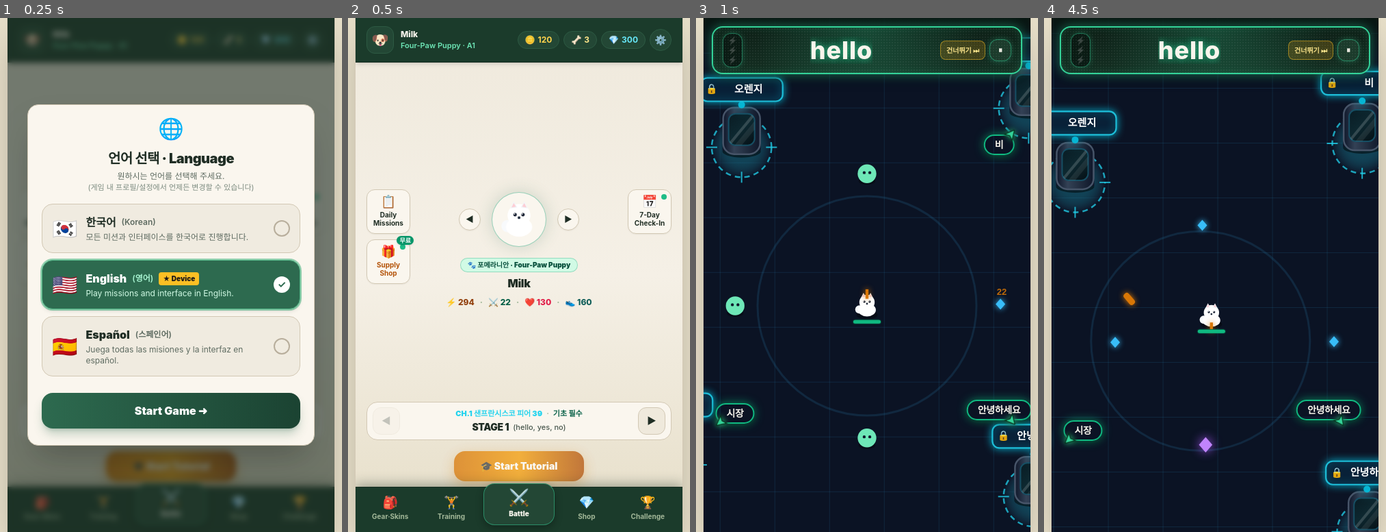
Above: before the commit, frames 1-4 (left to right).
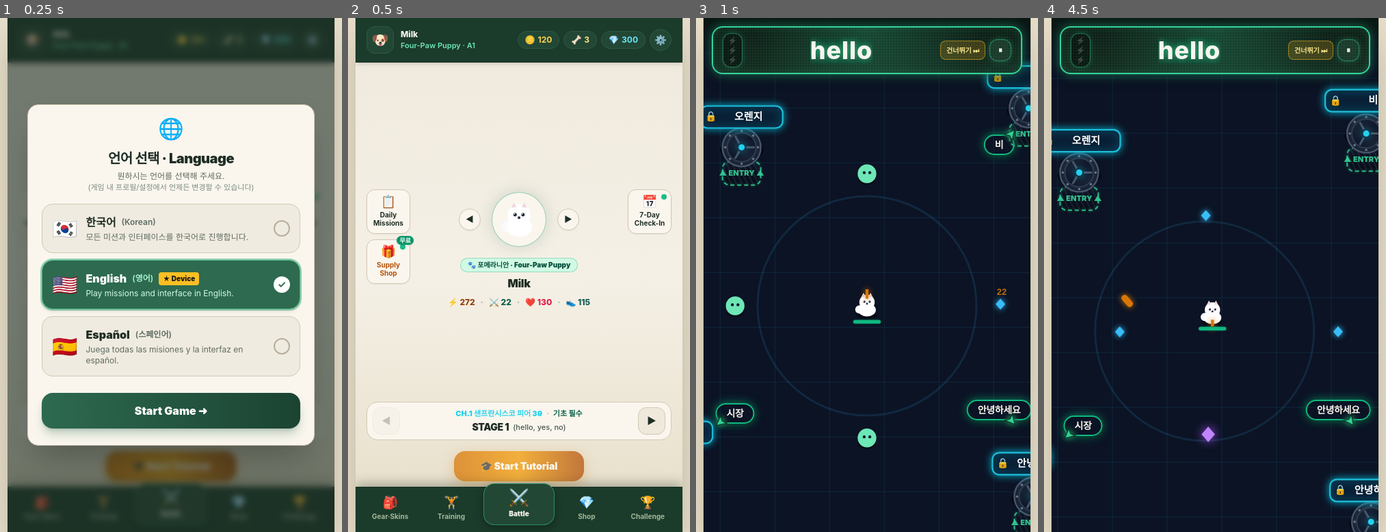
Above: after the commit, the same moments.

Repository: cross886-jpg/zombie-voca
Game: browser game, page index.html
The game is run twice, just before and just after one commit, with the same random seed, the same clock (stepped at 60 frames per second) and the same inputs.
Inputs (mouse positions are in pixels of both pictures, inside the frame that each line leads up to):
- Up to frame 1 (0.25 s): no input
- Up to frame 2 (0.5 s): click "Start Game ➜" at 0.27 s
- Up to frame 3 (1 s): click "🎓 Start Tutorial" at 0.52 s
- Up to frame 4 (4.5 s): hold Right 1.03-1.53 s; click (1215, 326) at 1.07 s; hold Down 1.58-1.85 s; click (1150, 223) at 1.67 s; hold Left 1.9-2.47 s; click (1279, 197) at 2.27 s; hold Up 2.52-2.82 s; click (1262, 377) at 2.87 s; hold Right 2.87-3.53 s; click (1132, 403) at 3.47 s; hold Up 3.58-3.82 s; hold Left 3.87-4.3 s; click (1215, 172) at 4.07 s; hold Down from 4.35 s (still down)

Frame 1 is identical in both runs. In frame 2, 0.2% of the frame differs, in the area x 29-72%, y 54-57%; in frame 3, 5.3%; in frame 4, 9.6%, in the area x 2-98%, y 9-100%.

Commit message:
v1.04: 지하 벙커 해치 리뉴얼, 조작감 개선, 세이브·TTS·시차 버그 수정 및 RULES.md 제정
- [개발 원칙] 프로젝트 루트 RULES.md 공식 제정(외과수술식 최소 수정, 단일 진실 공급원, 우회 금지, 문법 검증 의무화)
- [세이브 안정화] saveStore.js 동적 맵(wordStats, companions.levels) 병합 유실 버그 수정 및 하위 객체 루트 로직 오염 방지(isRoot)
- [시차 버그 해결] lobbyUI.js 출석부·일일 미션 날짜 판정을 UTC가 아닌 사용자 로컬 타임존(YYYY-MM-DD)으로 전환
- [비주얼·엄폐물 개편] monoliths.js 벙커 해치 본체와 정면 진입 발판(Entry Zone) 분리, 좀비/보스/플레이어 물리 충돌(엄폐물) 추가
- [조작감·타이밍 튜닝] 기본 이동속도 28% 하향(115), 벙커 잠금 해제 시간 1.0초 및 이탈 감쇠(1.5x) 적용, 하단 경계 마진(138px) 확보로 벽 끼임/지터 해결
- [오디오 안정화] audioEngine.js TTS 400ms 디바운스 조기 리턴 시 onFinished 콜백 누락 방지 및 speakWord 인자 포워딩
- [레거시 정리] hudUI.js 월반 결과 모달 내 '정답 비석' -> '정답 벙커' 교체 및 상단 미사용 중복 체력바 참조 정리

Diff:
--- a/js/config/balance.js
+++ b/js/config/balance.js
@@ -37,9 +37,11 @@
   },
 
   MONOLITH: {
-    CAPTURE_TIME_SEC: 0.4,       // 비석 점령 소요 시간 (0.4초)
+    CAPTURE_TIME_SEC: 1.0,       // 벙커 진입 발판 잠금 해제 소요 시간 (1.0초)
     RESPAWN_DELAY_SEC: 1.5,      // 확정 소멸 후 다음 비석 스폰 대기 시간 (1.5초)
-    CAPTURE_RADIUS: 52,          // 몸 부딪힘 점령 판정 반경
+    CAPTURE_RADIUS: 28,          // 벙커 해치 본체 물리 충돌 차단 반경 (28px 엄폐물)
+    ENTRY_OFFSET_Y: 38,          // 정면 진입 발판 Y 오프셋 (+38px)
+    ENTRY_RADIUS: 28,            // 정면 진입 발판 판정 반경 (28px)
     CORRECT_XP: 100,             // 정답 시 진화 XP 상승
     WRONG_XP_PENALTY: -50,       // 오답 시 진화 XP 하락
     WRONG_SLOW_DURATION: 3.0,    // 오답 시 이동속도 저하 디버프 (3초)
@@ -50,7 +52,7 @@
 
   PLAYER: {
     BASE_HP: 120,
-    BASE_SPEED: 160,
+    BASE_SPEED: 115,             // 캐릭터 비율 축소에 맞춘 묵직하고 정밀한 컨트롤 속도 (기존 160 대비 약 28% 하향)
     BASE_ATK: 18,
     RADIUS: 15,
     RENDER_SCALE: 1.05,
--- a/js/core/audioEngine.js
+++ b/js/core/audioEngine.js
@@ -211,6 +211,7 @@
 
     const now = Date.now();
     if (cleanWord === lastSpokenWord && now - lastSpokenAt < 400) {
+      onFinished?.();
       return;
     }
     lastSpokenWord = cleanWord;
@@ -257,8 +258,8 @@
     }
   },
 
-  speakWord(word) {
-    this.speakWordOnce(word);
+  speakWord(word, onFinished = null) {
+    this.speakWordOnce(word, onFinished);
   },
 
   /**
--- a/js/core/saveStore.js
+++ b/js/core/saveStore.js
@@ -98,11 +98,16 @@
  * 저장된 객체에 누락된 기본 키가 있을 경우 안전하게 병합
  * @param {object} defaults
  * @param {object} saved
+ * @param {boolean} [isRoot=true] 최상위 루트 객체 여부
  * @returns {object}
  */
-function mergeWithDefaults(defaults, saved) {
+function mergeWithDefaults(defaults, saved, isRoot = true) {
   if (!saved || typeof saved !== 'object' || Array.isArray(saved)) {
     return structuredClone(defaults);
+  }
+  // defaults가 빈 객체({})인 경우(wordStats, companions.levels 등 동적 딕셔너리) saved 데이터 전체 보존
+  if (Object.keys(defaults).length === 0) {
+    return structuredClone(saved);
   }
   const result = {};
   for (const key of Object.keys(defaults)) {
@@ -116,13 +121,26 @@
       !Array.isArray(defVal) &&
       defVal !== null
     ) {
-      result[key] = mergeWithDefaults(defVal, savVal);
+      if (Object.keys(defVal).length === 0) {
+        // wordStats, companions.levels 등 동적 맵인 경우 saved 데이터 유실 없이 보존
+        result[key] = typeof savVal === 'object' && !Array.isArray(savVal)
+          ? structuredClone(savVal)
+          : structuredClone(defVal);
+      } else {
+        result[key] = mergeWithDefaults(defVal, savVal, false);
+      }
     } else if (Array.isArray(defVal)) {
       result[key] = Array.isArray(savVal) ? [...savVal] : [...defVal];
     } else {
       result[key] = savVal;
     }
   }
+
+  // 최상위 루트 객체가 아닌 하위 프로퍼티(training, challenge 등)는 루트 전용 정산 로직을 건너뜀
+  if (!isRoot) {
+    return result;
+  }
+
   result.saveVersion = CURRENT_SAVE_VERSION;
   const detected = detectDeviceLanguage();
   const effectiveLang = saved?.language || saved?.lang || detected;
--- a/js/data/i18n.js
+++ b/js/data/i18n.js
@@ -101,8 +101,8 @@
       restoreError: '올바르지 않은 세이브 코드입니다.',
     },
     tutorial: {
-      step1: '이동해서 정답 비석을 부수세요!',
-      step2: '이동해서 정답 비석을 부수세요!',
+      step1: '조이스틱으로 이동하세요! 우유가 자동으로 짖어 좀비를 공격합니다.',
+      step2: '단어를 듣고 일치하는 구조 캡슐 영역에 머물러 잠금을 해제하세요!',
       step3: '💥 화면을 두 번 빠르게 탭하여 대폭발을 사용하세요!',
       complete: '튜토리얼 완료! 이제 본격적으로 주인을 찾아 떠나요!',
     },
@@ -205,7 +205,7 @@
     },
     tutorial: {
       step1: 'Drag to move! Milk barks automatically to defeat zombies.',
-      step2: 'Listen to the word and stand on the matching monolith for 0.4s!',
+      step2: 'Listen to the word and stay in the matching rescue pod zone to unlock!',
       step3: '💥 Double tap the screen quickly to trigger Mega Blast!',
       complete: 'Tutorial Complete! Time to find Milk’s owner!',
     },
@@ -271,7 +271,7 @@
     },
     tutorial: {
       step1: '¡Arrastra para moverte! Leche ladra automáticamente.',
-      step2: '¡Escucha la palabra y quédate en el monolito 0.4s!',
+      step2: '¡Escucha la palabra y quédate en la cápsula correcta para desbloquear!',
       step3: '💥 ¡Toca dos veces la pantalla para la Super Explosión!',
       complete: '¡Tutorial completado! ¡Hora de encontrar al dueño!',
     },
--- a/js/entities/enemies.js
+++ b/js/entities/enemies.js
@@ -227,6 +227,10 @@
       b.x += (dx / dist) * spd * dt;
       b.y += (dy / dist) * spd * dt;
 
+      // 보스 벙커 및 장애물 물리 충돌 밀어내기
+      resolveCircleCollisions(b, monoliths);
+      resolveCircleCollisions(b, obstacles);
+
       if (dist < b.radius + player.radius - 4) {
         const dmg = b.enraged ? b.damage * BALANCE.BOSS.ENRAGE_DMG_MULT : b.damage;
         player.takeDamage(dmg);
--- a/js/entities/monoliths.js
+++ b/js/entities/monoliths.js
@@ -46,8 +46,9 @@
     choices.forEach((choice, idx) => {
       const dir = quadrantDirs[idx % 4];
       const topMargin = 120; // 상단 전광판 높이 감안 안전 마진
+      const bottomMargin = 138; // 정면 진입 발판(Y+38, 반경 28) 및 하단 통과 여유 감안 안전 마진
       const clampX = (val) => Math.max(margin, Math.min(arenaWidth - margin, val));
-      const clampY = (val) => Math.max(margin + topMargin, Math.min(arenaHeight - margin, val));
+      const clampY = (val) => Math.max(margin + topMargin, Math.min(arenaHeight - bottomMargin, val));
 
       // 사분면별 기본 오프셋(기존 대비 1.4배 확대): 가로 반경 182~294px, 세로 반경 224~364px
       let px = clampX(playerX + dir.sx * 230);
@@ -81,8 +82,10 @@
         meaning: choice.meaning,
         isCorrect: choice.isCorrect,
         wordId: choice.wordId,
-        captureProgress: 0, // 0 ~ 1 (0.4초 완충)
-        radius: BALANCE.MONOLITH.CAPTURE_RADIUS,
+        captureProgress: 0, // 0 ~ 1 (1.0초 완충)
+        radius: BALANCE.MONOLITH.CAPTURE_RADIUS || 28, // 강철 벙커 해치 본체 물리 충돌 차단 반경 (엄폐물)
+        entryOffsetY: BALANCE.MONOLITH.ENTRY_OFFSET_Y || 38, // 정면 진입 발판 Y 오프셋
+        entryRadius: BALANCE.MONOLITH.ENTRY_RADIUS || 28, // 정면 진입 발판 판정 반경
         hatchOpen: 0,
         trapWarning: false,
       };
@@ -122,16 +125,21 @@
 
     if (!this.revealOnly) {
       for (const m of this.monoliths) {
-        const dist = Math.hypot(player.x - m.x, player.y - m.y);
-        if (dist <= m.radius + player.radius * 0.4) {
-          m.captureProgress += dt / BALANCE.MONOLITH.CAPTURE_TIME_SEC;
+        // 해치 본체 중심이 아니라 정면 진입 발판 영역 안으로 플레이어가 들어갔을 때만 판정
+        const entryX = m.x;
+        const entryY = m.y + (m.entryOffsetY || 38);
+        const distToEntry = Math.hypot(player.x - entryX, player.y - entryY);
+        const inEntryZone = distToEntry <= (m.entryRadius || 28) + player.radius * 0.35;
+
+        if (inEntryZone) {
+          m.captureProgress += dt / (BALANCE.MONOLITH.CAPTURE_TIME_SEC || 1.0);
           captureTicking = true;
           if (m.captureProgress >= 1) {
             resolvedMonolith = m;
             break;
           }
         } else if (m.captureProgress > 0) {
-          m.captureProgress = Math.max(0, m.captureProgress - dt * 1.8);
+          m.captureProgress = Math.max(0, m.captureProgress - dt * 1.5);
         }
       }
 
@@ -224,7 +232,7 @@
       ctx.restore();
     }
 
-    // 2. 4개 봉인된 긴급 구조 캡슐 (Sealed Rescue Pod) 렌더링
+    // 2. 4개 지하 벙커 해치 & 정면 진입 발판 (Bunker Hatch) 렌더링
     for (const m of this.monoliths) {
       ctx.save();
       const riseOffset = (1 - this.riseProgress) * 36;
@@ -232,165 +240,205 @@
       ctx.translate(m.x, m.y + riseOffset);
       ctx.globalAlpha = 0.25 + this.riseProgress * 0.75;
 
-      const ringRadius = m.radius * 0.84;
       const isHacking = m.captureProgress > 0;
       const isSuccess = m.highlighted;
       const isTrap = m.trapWarning;
 
-      // --- [1. 바닥 원형 해킹 존 & 점선 펄스 링] ---
-      const padGrad = ctx.createRadialGradient(0, 0, 8, 0, 0, ringRadius);
+      // ==========================================
+      // [A. 정면 진입 발판 (Entry Zone Footpad)]
+      // ==========================================
+      const footY = m.entryOffsetY || 38;
+      const footW = 56;
+      const footH = 34;
+      const footR = m.entryRadius || 28;
+
+      // 발판 베이스 그림자
+      ctx.fillStyle = 'rgba(0, 0, 0, 0.35)';
+      ctx.beginPath();
+      ctx.ellipse(0, footY + 4, footW / 2 + 2, footH / 2, 0, 0, Math.PI * 2);
+      ctx.fill();
+
+      // 발판 내부 배경 (금속 격자 미끄럼 방지 플레이트)
+      const padGrad = ctx.createLinearGradient(0, footY - footH / 2, 0, footY + footH / 2);
       if (isSuccess) {
-        padGrad.addColorStop(0, 'rgba(16, 185, 129, 0.45)');
-        padGrad.addColorStop(1, 'rgba(6, 78, 59, 0.18)');
+        padGrad.addColorStop(0, 'rgba(6, 78, 59, 0.9)');
+        padGrad.addColorStop(1, 'rgba(4, 47, 35, 0.95)');
       } else if (isTrap) {
-        padGrad.addColorStop(0, 'rgba(239, 68, 68, 0.5)');
-        padGrad.addColorStop(1, 'rgba(127, 29, 29, 0.2)');
+        padGrad.addColorStop(0, 'rgba(127, 29, 29, 0.9)');
+        padGrad.addColorStop(1, 'rgba(69, 10, 10, 0.95)');
       } else if (isHacking) {
-        padGrad.addColorStop(0, 'rgba(245, 158, 11, 0.42)');
-        padGrad.addColorStop(1, 'rgba(120, 53, 15, 0.18)');
+        padGrad.addColorStop(0, 'rgba(120, 53, 15, 0.9)');
+        padGrad.addColorStop(1, 'rgba(69, 26, 3, 0.95)');
       } else {
-        padGrad.addColorStop(0, 'rgba(34, 211, 238, 0.22)');
-        padGrad.addColorStop(1, 'rgba(15, 23, 42, 0.65)');
+        padGrad.addColorStop(0, 'rgba(15, 23, 42, 0.88)');
+        padGrad.addColorStop(1, 'rgba(8, 14, 26, 0.94)');
       }
       ctx.fillStyle = padGrad;
       ctx.beginPath();
-      ctx.arc(0, 0, ringRadius, 0, Math.PI * 2);
-      ctx.fill();
-
-      // 회전 점선 펄스 링
-      ctx.save();
-      ctx.setLineDash([8, 6]);
-      ctx.lineDashOffset = -time * 30;
-      ctx.strokeStyle = isSuccess ? '#34d399' : (isTrap ? '#ef4444' : (isHacking ? '#facc15' : 'rgba(34, 211, 238, 0.75)'));
-      ctx.lineWidth = isSuccess || isTrap ? 3.5 : 2.5;
-      ctx.beginPath();
-      ctx.arc(0, 0, ringRadius, 0, Math.PI * 2);
+      ctx.roundRect(-footW / 2, footY - footH / 2, footW, footH, 10);
+      ctx.fill();
+
+      // 미끄럼 방지 사선 그립 텍스처
+      ctx.save();
+      ctx.beginPath();
+      ctx.roundRect(-footW / 2, footY - footH / 2, footW, footH, 10);
+      ctx.clip();
+      ctx.strokeStyle = 'rgba(255, 255, 255, 0.07)';
+      ctx.lineWidth = 2;
+      for (let s = -footW; s < footW; s += 8) {
+        ctx.beginPath();
+        ctx.moveTo(s, footY - footH);
+        ctx.lineTo(s + footH, footY + footH);
+        ctx.stroke();
+      }
+      ctx.restore();
+
+      // 노란/민트색 점선 테두리 (Yellow / Mint Dashed Outline)
+      ctx.save();
+      ctx.setLineDash([6, 4]);
+      ctx.lineDashOffset = -time * 20;
+      ctx.strokeStyle = isSuccess
+        ? '#34d399'
+        : isTrap
+          ? '#ef4444'
+          : isHacking
+            ? '#facc15'
+            : 'rgba(52, 211, 153, 0.85)';
+      ctx.lineWidth = isHacking || isSuccess || isTrap ? 2.8 : 2.0;
+      ctx.shadowColor = isSuccess ? '#10b981' : (isHacking ? '#f59e0b' : 'rgba(52, 211, 153, 0.6)');
+      ctx.shadowBlur = isHacking || isSuccess ? 10 : 4;
+      ctx.beginPath();
+      ctx.roundRect(-footW / 2, footY - footH / 2, footW, footH, 10);
       ctx.stroke();
       ctx.restore();
 
-      // 4방향 사이버 크로스헤어 / 브래킷 마커
-      ctx.strokeStyle = isSuccess ? '#34d399' : (isTrap ? '#f87171' : (isHacking ? '#fbbf24' : 'rgba(34, 211, 238, 0.8)'));
-      ctx.lineWidth = 2;
-      for (let a = 0; a < 4; a++) {
-        const ang = (a * Math.PI) / 2;
-        const cosA = Math.cos(ang);
-        const sinA = Math.sin(ang);
-        ctx.beginPath();
-        ctx.moveTo(cosA * (ringRadius - 8), sinA * (ringRadius - 8));
-        ctx.lineTo(cosA * (ringRadius + 8), sinA * (ringRadius + 8));
-        ctx.stroke();
-      }
-
-      // 0.4초 잠금 해제 게이지 원형 아크
+      // 발판 중앙 전술 진입 셰브론 화살표 (▲ 벙커 방향 유도)
+      ctx.fillStyle = isSuccess
+        ? '#34d399'
+        : isTrap
+          ? '#f87171'
+          : isHacking
+            ? '#facc15'
+            : 'rgba(52, 211, 153, 0.9)';
+      ctx.font = '900 11px -apple-system, sans-serif';
+      ctx.textAlign = 'center';
+      ctx.textBaseline = 'middle';
+      ctx.fillText('▲ ENTRY ▲', 0, footY);
+
+      // 발판 잠금 해제 게이지 원형 아크
       if (m.captureProgress > 0) {
         ctx.save();
         ctx.strokeStyle = '#fbbf24';
-        ctx.lineWidth = 6;
+        ctx.lineWidth = 5;
         ctx.lineCap = 'round';
         ctx.shadowColor = '#f59e0b';
         ctx.shadowBlur = 12;
         ctx.beginPath();
-        ctx.arc(0, 0, ringRadius + 4, -Math.PI / 2, -Math.PI / 2 + Math.PI * 2 * Math.min(1, m.captureProgress));
+        ctx.arc(0, footY, footR + 4, -Math.PI / 2, -Math.PI / 2 + Math.PI * 2 * Math.min(1, m.captureProgress));
         ctx.stroke();
         ctx.restore();
       }
 
-      // --- [2. 봉인된 긴급 구조 캡슐 본체 (불투명 금속·유리 재질 밀폐 캡슐)] ---
-      const podY = -24;
-      const podW = 54;
-      const podH = 68;
-      const hatchSlide = (m.hatchOpen || 0) * 26;
-
-      // 접지 그림자
-      ctx.fillStyle = 'rgba(0, 0, 0, 0.5)';
-      ctx.beginPath();
-      ctx.ellipse(0, 6, 28, 9, 0, 0, Math.PI * 2);
-      ctx.fill();
-
-      // 하단 유압 지지 프레임 (Hydraulic Foot Clamps)
-      ctx.fillStyle = '#0f172a';
-      ctx.fillRect(-28, -5, 10, 10);
-      ctx.fillRect(18, -5, 10, 10);
-      ctx.fillStyle = '#334155';
-      ctx.fillRect(-26, -3, 6, 6);
-      ctx.fillRect(20, -3, 6, 6);
-
-      // 외벽 아머 쉘 (다크 티타늄 메탈릭 그라데이션)
-      const bodyGrad = ctx.createLinearGradient(-podW / 2, 0, podW / 2, 0);
-      bodyGrad.addColorStop(0, '#0f172a');
-      bodyGrad.addColorStop(0.3, '#334155');
-      bodyGrad.addColorStop(0.7, '#1e293b');
-      bodyGrad.addColorStop(1, '#0f172a');
-
-      ctx.fillStyle = bodyGrad;
+      // ==========================================
+      // [B. 강철 벙커 해치 본체 (radius: 28px 엄폐물)]
+      // ==========================================
+      const hatchR = m.radius || 28;
+
+      // 지면 접지 섀도우
+      ctx.fillStyle = 'rgba(0, 0, 0, 0.55)';
+      ctx.beginPath();
+      ctx.ellipse(0, 4, hatchR + 4, hatchR * 0.55, 0, 0, Math.PI * 2);
+      ctx.fill();
+
+      // 벙커 외벽 볼트 링 베벨
+      const outerGrad = ctx.createRadialGradient(0, -4, 4, 0, 0, hatchR + 3);
+      outerGrad.addColorStop(0, '#334155');
+      outerGrad.addColorStop(0.7, '#1e293b');
+      outerGrad.addColorStop(1, '#0f172a');
+      ctx.fillStyle = outerGrad;
       ctx.strokeStyle = isSuccess ? '#34d399' : (isTrap ? '#ef4444' : (isHacking ? '#f59e0b' : '#475569'));
       ctx.lineWidth = 2.5;
       ctx.beginPath();
-      ctx.roundRect(-podW / 2, podY - podH / 2, podW, podH, 16);
+      ctx.arc(0, 0, hatchR, 0, Math.PI * 2);
       ctx.fill();
       ctx.stroke();
 
-      // 전면 봉인 해치 / 강화 방폭 윈도우 (안이 보이지 않는 불투명 편광 옵시디언 틴팅)
-      const glassW = 38;
-      const glassH = 46;
-      const glassY = podY - 2 - hatchSlide;
-
-      const glassGrad = ctx.createLinearGradient(-glassW / 2, glassY - glassH / 2, glassW / 2, glassY + glassH / 2);
-      glassGrad.addColorStop(0, '#091c24');
-      glassGrad.addColorStop(0.5, '#0d2830');
-      glassGrad.addColorStop(1, '#050f14');
-
-      ctx.fillStyle = glassGrad;
-      ctx.strokeStyle = isSuccess ? '#10b981' : (isTrap ? '#ef4444' : (isHacking ? '#d97706' : '#164e63'));
-      ctx.lineWidth = 2;
-      ctx.beginPath();
-      ctx.roundRect(-glassW / 2, glassY - glassH / 2, glassW, glassH, 10);
+      // 외벽 고정용 산업용 육각 볼트 리벳 (8개 균등 배치)
+      ctx.fillStyle = '#64748b';
+      for (let i = 0; i < 8; i++) {
+        const ang = (i * Math.PI) / 4;
+        const bx = Math.cos(ang) * (hatchR - 4);
+        const by = Math.sin(ang) * (hatchR - 4);
+        ctx.beginPath();
+        ctx.arc(bx, by, 1.8, 0, Math.PI * 2);
+        ctx.fill();
+      }
+
+      // 내부 회전 개폐 해치 도어 (Inner Blast Hatch)
+      const innerR = hatchR - 7;
+      const innerGrad = ctx.createLinearGradient(-innerR, -innerR, innerR, innerR);
+      innerGrad.addColorStop(0, '#1e293b');
+      innerGrad.addColorStop(0.5, '#0f172a');
+      innerGrad.addColorStop(1, '#1e293b');
+      ctx.fillStyle = innerGrad;
+      ctx.strokeStyle = '#334155';
+      ctx.lineWidth = 1.5;
+      ctx.beginPath();
+      ctx.arc(0, 0, innerR, 0, Math.PI * 2);
       ctx.fill();
       ctx.stroke();
 
-      // 방폭 유리 반사광 (사선 글레어 스트라이프: 불투명성을 돋보이게 하는 리얼한 광택)
-      ctx.save();
-      ctx.beginPath();
-      ctx.roundRect(-glassW / 2, glassY - glassH / 2, glassW, glassH, 10);
-      ctx.clip();
-
-      ctx.strokeStyle = 'rgba(255, 255, 255, 0.16)';
-      ctx.lineWidth = 4;
-      ctx.beginPath();
-      ctx.moveTo(-glassW, glassY + glassH);
-      ctx.lineTo(glassW, glassY - glassH);
-      ctx.stroke();
-
-      ctx.strokeStyle = 'rgba(255, 255, 255, 0.08)';
-      ctx.lineWidth = 8;
-      ctx.beginPath();
-      ctx.moveTo(-glassW + 14, glassY + glassH);
-      ctx.lineTo(glassW + 14, glassY - glassH);
-      ctx.stroke();
-      ctx.restore();
-
-      // 캡슐 상단 경고/상태 비콘 라이트
-      const beaconColor = isSuccess ? '#10b981' : (isTrap ? '#ef4444' : (isHacking ? '#f59e0b' : '#06b6d4'));
-      ctx.save();
+      // 3갈래 중장비 개폐 락 크로스바 (Heavy Locking Spokes)
+      ctx.save();
+      const hatchAngle = (m.hatchOpen || 0) * Math.PI * 0.4;
+      ctx.rotate(hatchAngle);
+      ctx.strokeStyle = '#475569';
+      ctx.lineWidth = 3;
+      ctx.lineCap = 'round';
+      for (let k = 0; k < 3; k++) {
+        const spokeAng = (k * Math.PI * 2) / 3;
+        ctx.beginPath();
+        ctx.moveTo(0, 0);
+        ctx.lineTo(Math.cos(spokeAng) * (innerR - 3), Math.sin(spokeAng) * (innerR - 3));
+        ctx.stroke();
+      }
+      ctx.restore();
+
+      // 중앙 메카닉 허브 & LED 상태 비콘
+      const beaconColor = isSuccess
+        ? '#10b981'
+        : isTrap
+          ? '#ef4444'
+          : isHacking
+            ? '#f59e0b'
+            : '#22d3ee';
+      ctx.save();
+      ctx.fillStyle = '#0f172a';
+      ctx.beginPath();
+      ctx.arc(0, 0, 7, 0, Math.PI * 2);
+      ctx.fill();
+
       ctx.shadowColor = beaconColor;
-      ctx.shadowBlur = 14;
+      ctx.shadowBlur = 12;
       ctx.fillStyle = beaconColor;
       ctx.beginPath();
-      ctx.arc(0, podY - podH / 2 - 4, 5, 0, Math.PI * 2);
-      ctx.fill();
-      ctx.restore();
-
-      // --- [3. 전자 자물쇠 홀로그램 & 단어 뜻 선명 배너] ---
+      ctx.arc(0, 0, 4.5, 0, Math.PI * 2);
+      ctx.fill();
+      ctx.restore();
+
+      // ==========================================
+      // [C. 상단 고정 단어 뜻 HUD 배너]
+      // ==========================================
       const bannerW = 120;
-      const bannerH = 34;
-      const bannerY = podY - podH / 2 - 28 + pulse;
+      const bannerH = 32;
+      const bannerY = -hatchR - 18 + pulse;
 
       ctx.save();
       ctx.shadowColor = isSuccess ? '#10b981' : (isTrap ? '#ef4444' : (isHacking ? '#f59e0b' : '#06b6d4'));
       ctx.shadowBlur = isSuccess ? 18 : 12;
 
       // 홀로그램 플레이트 배경
-      ctx.fillStyle = isSuccess ? 'rgba(6, 78, 59, 0.94)' : (isTrap ? 'rgba(127, 29, 29, 0.94)' : 'rgba(10, 25, 47, 0.94)');
+      ctx.fillStyle = isSuccess ? 'rgba(6, 78, 59, 0.95)' : (isTrap ? 'rgba(127, 29, 29, 0.95)' : 'rgba(10, 25, 47, 0.95)');
       ctx.strokeStyle = isSuccess ? '#34d399' : (isTrap ? '#ef4444' : (isHacking ? '#facc15' : 'rgba(34, 211, 238, 0.85)'));
       ctx.lineWidth = 2.2;
       ctx.beginPath();
@@ -404,7 +452,7 @@
       ctx.textAlign = 'center';
       ctx.textBaseline = 'middle';
       const lockIcon = isSuccess ? '🔓' : (isTrap ? '🚨' : (isHacking ? '⚡' : '🔒'));
-      ctx.fillText(lockIcon, -bannerW / 2 + 16, bannerY);
+      ctx.fillText(lockIcon, -bannerW / 2 + 15, bannerY);
 
       // 단어 뜻 텍스트 (우측, 크고 또렷한 굵은 폰트)
       ctx.fillStyle = '#ffffff';
--- a/js/entities/player.js
+++ b/js/entities/player.js
@@ -143,7 +143,7 @@
     this.recalcStats(false);
   }
 
-  update(dt, inputVec, arenaWidth, arenaHeight, obstacles = []) {
+  update(dt, inputVec, arenaWidth, arenaHeight, obstacles = [], monoliths = []) {
     if (this.invulnTimer > 0) {
       this.invulnTimer = Math.max(0, this.invulnTimer - dt);
     }
@@ -171,6 +171,7 @@
     this.x += this.vx * dt;
     this.y += this.vy * dt;
     resolveCircleCollisions(this, obstacles);
+    resolveCircleCollisions(this, monoliths);
 
     // 네온 방화벽 경계 클램프 (상단 전광판 높이 감안 topMargin 보정)
     const topMargin = 120;
--- a/js/game/gameEngine.js
+++ b/js/game/gameEngine.js
@@ -753,7 +753,7 @@
       }
     }
 
-    this.player.update(dt, this.inputVec, this.arenaWidth, this.arenaHeight, this.obstacles.obstacles);
+    this.player.update(dt, this.inputVec, this.arenaWidth, this.arenaHeight, this.obstacles.obstacles, this.monoliths.monoliths);
     this.enemies.update(
       dt,
       this.player,
--- a/js/ui/hudUI.js
+++ b/js/ui/hudUI.js
@@ -17,7 +17,6 @@
   const modalCard = document.getElementById('modal-card');
   const canvas = document.getElementById('game-canvas');
 
-  const hpBar = document.getElementById('hud-hp-bar');
   const btnPause = document.getElementById('btn-pause');
   const btnSkipTutorial = document.getElementById('btn-skip-tutorial');
 
@@ -448,7 +447,7 @@
           <div class="grid grid-cols-2 gap-2 text-left bg-[#f0ebe0] border border-[#d2c8b4] rounded-xl p-3 text-xs">
             <div class="text-[#4a584e]">도전 스테이지</div>
             <div class="text-right font-extrabold text-[#1f2d24]">STAGE ${targetUnit}</div>
-            <div class="text-[#4a584e]">정답 비석</div>
+            <div class="text-[#4a584e]">정답 벙커</div>
             <div class="text-right font-extrabold text-[#1f2d24]">${res.correctCount || 0} / 10</div>
             <div class="text-[#4a584e]">남은 기회</div>
             <div class="text-right font-extrabold text-[#1f2d24]">${hearts}</div>
@@ -630,21 +629,6 @@
         }
       }
 
-      // 체력(HP) 업데이트: 두껍고 시인성 높은 게이지 바 + 수치 + 비율별 컬러 전환 (초록 -> 노랑 -> 빨강)
-      const curHp = Math.max(0, Math.round(hp));
-      const totalHp = Math.max(1, Math.round(maxHp));
-      const hpPct = Math.max(0, Math.min(100, (curHp / totalHp) * 100));
-      if (hpBar) {
-        hpBar.style.width = `${hpPct}%`;
-        if (hpPct >= 60) {
-          hpBar.className = 'h-full rounded-full bg-gradient-to-r from-emerald-500 to-emerald-400 shadow-[0_0_8px_rgba(52,211,153,0.6)] transition-all duration-200';
-        } else if (hpPct >= 30) {
-          hpBar.className = 'h-full rounded-full bg-gradient-to-r from-amber-500 to-yellow-400 shadow-[0_0_8px_rgba(245,158,11,0.6)] transition-all duration-200';
-        } else {
-          hpBar.className = 'h-full rounded-full bg-gradient-to-r from-rose-600 to-red-500 shadow-[0_0_12px_rgba(239,68,68,0.85)] animate-pulse transition-all duration-200';
-        }
-      }
-
       // 스킬 인디케이터 (번개 3개 아이콘)
       const step = xpToNext === 3 ? Math.max(0, Math.min(3, xp)) : Math.min(3, Math.floor((xp / Math.max(1, xpToNext)) * 3));
       skillSparks.forEach((el, idx) => {
--- a/js/ui/lobbyUI.js
+++ b/js/ui/lobbyUI.js
@@ -38,8 +38,11 @@
   { day: 7, gold: 700, snacks: 5 },
 ];
 
-function getTodayKey() {
-  return new Date().toISOString().slice(0, 10);
+function getTodayKey(d = new Date()) {
+  const y = d.getFullYear();
+  const m = String(d.getMonth() + 1).padStart(2, '0');
+  const day = String(d.getDate()).padStart(2, '0');
+  return `${y}-${m}-${day}`;
 }
 
 export function createLobbyUI({
Not shown, added: RULES.md
